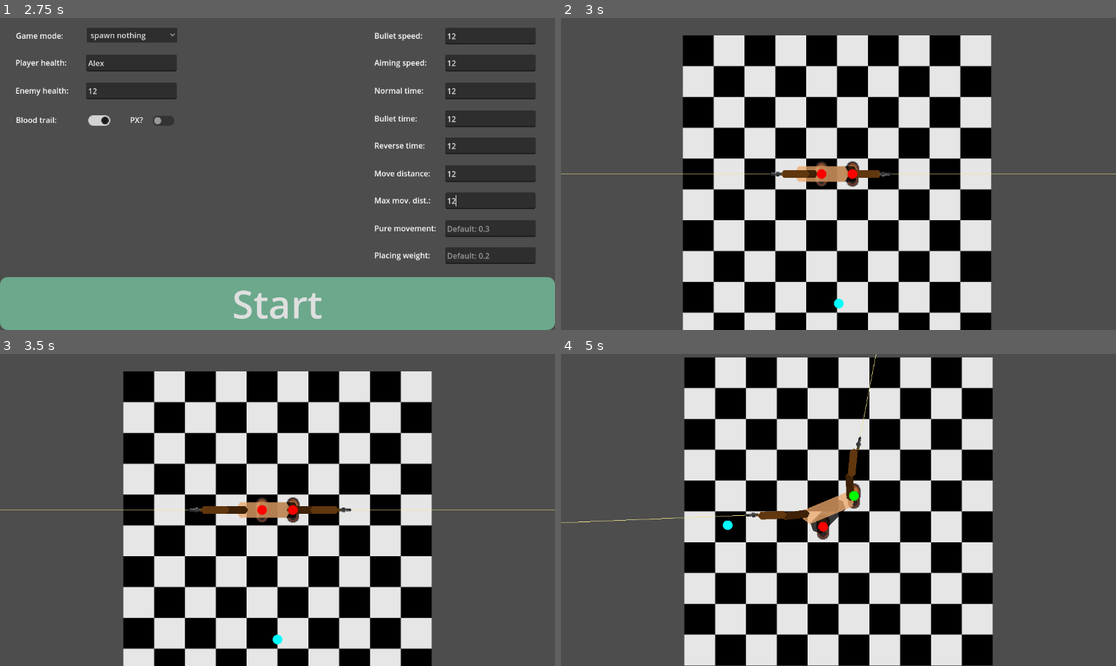
Above: before the commit, frames 1-4 (two rows, left to right).
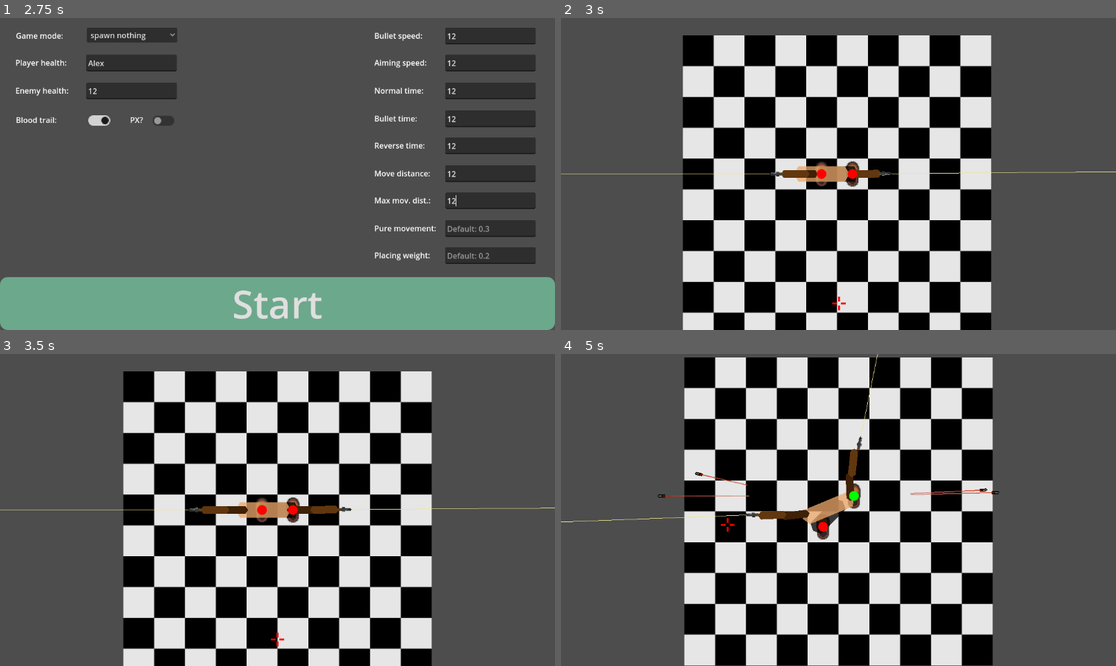
Above: after the commit, the same moments.

Repository: Meatplanter/Kelp_44
Game: Godot game, scene res://main_menu.tscn
Same seed, same stepped clock (60 frames per second), same inputs: the game is played once before the commit and once after it.
Inputs (mouse positions are in pixels of both pictures, inside the frame that each line leads up to):
- Up to frame 1 (2.75 s): click (488, 36) at 0.52 s; type "12" at 0.6 s; click (488, 89) at 0.75 s; type "12" at 0.83 s; click (488, 61) at 0.98 s; type "12" at 1.07 s; click (133, 89) at 1.27 s; type "12" at 1.35 s; click (133, 61) at 1.5 s; type "Alex" at 1.58 s; click (488, 117) at 1.73 s; type "12" at 1.82 s; click (488, 145) at 2.02 s; type "12" at 2.1 s; click (488, 174) at 2.25 s; type "12" at 2.33 s; click (488, 202) at 2.48 s; type "12" at 2.57 s
- Up to frame 2 (3 s): click "Start" at 2.75 s
- Up to frame 3 (3.5 s): no input
- Up to frame 4 (5 s): tap Enter at 3.5 s; move the mouse to (960, 494) at 3.52 s; press the mouse at (960, 494) at 3.53 s; hold D (LS_move_right) 3.53-4.28 s; right-click (960, 494) at 3.8 s; move the mouse to (727, 525) at 4.27 s; release the mouse at (727, 525) at 4.28 s; hold X (LS_move_down) from 4.28 s (still down); right-click (727, 525) at 4.35 s; click (727, 525) at 4.55 s

Frame 1 is identical in both runs. In frame 2, 0.3% of the frame differs, in the area x 48-100%, y 48-94%; in frame 3, 0.3%; in frame 4, 0.6%, in the area x 0-79%, y 0-58%.

Commit message:
Aiming start

Diff:
--- /dev/null
+++ b/aiming_style_1.gd
@@ -0,0 +1,16 @@
+extends Node2D
+
+var target = Vector2.ZERO
+
+func update_positions():
+	target = get_global_mouse_position()
+	self.global_position = target
+
+
+func _process(delta):
+	update_positions()
+
+
+func _input(event):
+	if event.is_action_pressed("LeftMouse"): WeaponManager.shoot(%GunLeft)
+	if event.is_action_pressed("RightMouse"): WeaponManager.shoot(%GunRight)
--- /dev/null
+++ b/aiming_style_1.tscn
@@ -0,0 +1,13 @@
+[gd_scene load_steps=3 format=3 uid="uid://dx06ua82xghkg"]
+
+[ext_resource type="Script" uid="uid://c1up7s3iy3gck" path="res://aiming_style_1.gd" id="1_pbo58"]
+[ext_resource type="Texture2D" uid="uid://cxdlhlj18ycb6" path="res://Assets/Crosshair.png" id="2_metlm"]
+
+[node name="AimingStyle1" type="Node2D"]
+script = ExtResource("1_pbo58")
+
+[node name="Target" type="Marker2D" parent="."]
+
+[node name="Crosshair" type="Sprite2D" parent="Target"]
+texture_filter = 1
+texture = ExtResource("2_metlm")
--- a/debugging_node.gd
+++ b/debugging_node.gd
@@ -11,7 +11,7 @@
 	elif %RightShoe.weighted  == false:
 		draw_circle(%RightShoe.global_position,5.0,Color.GREEN)
 
-	draw_circle(%ShoulderPolygon.target,5.0,Color.AQUA)
+	#draw_circle(%ShoulderPolygon.target,5.0,Color.AQUA)
 
 	#draw_line(Movement.CurrPosLeft,Movement.CurrPosRight,Color.AQUA)
 
--- a/project.godot
+++ b/project.godot
@@ -190,3 +190,13 @@
 "events": [Object(InputEventKey,"resource_local_to_scene":false,"resource_name":"","device":-1,"window_id":0,"alt_press …(195 unchanged characters)…
 ]
 }
+LeftMouse={
+"deadzone": 0.2,
+"events": [Object(InputEventMouseButton,"resource_local_to_scene":false,"resource_name":"","device":-1,"window_id":0,"alt_pressed":false,"shift_pressed":false,"ctrl_pressed":false,"meta_pressed":false,"button_mask":0,"position":Vector2(0, 0),"global_position":Vector2(0, 0),"factor":1.0,"button_index":1,"canceled":false,"pressed":false,"double_click":false,"script":null)
+]
+}
+RightMouse={
+"deadzone": 0.2,
+"events": [Object(InputEventMouseButton,"resource_local_to_scene":false,"resource_name":"","device":-1,"window_id":0,"alt_pressed":false,"shift_pressed":false,"ctrl_pressed":false,"meta_pressed":false,"button_mask":0,"position":Vector2(0, 0),"global_position":Vector2(0, 0),"factor":1.0,"button_index":2,"canceled":false,"pressed":false,"double_click":false,"script":null)
+]
+}
--- a/rogue_b.tscn
+++ b/rogue_b.tscn
@@ -9,6 +9,7 @@
 [ext_resource type="Script" uid="uid://bfrfmnvcxdukh" path="res://camera_2d_new.gd" id="7_y7bk3"]
 [ext_resource type="Script" uid="uid://g7fnkyhbdemq" path="res://hp_left.gd" id="8_e3tf4"]
 [ext_resource type="PackedScene" uid="uid://b6o1fo0ewnjln" path="res://gun_new.tscn" id="8_m64x7"]
+[ext_resource type="PackedScene" uid="uid://dx06ua82xghkg" path="res://aiming_style_1.tscn" id="8_t0gij"]
 [ext_resource type="Script" uid="uid://clxhegpqyijug" path="res://xp_to_level.gd" id="9_m64x7"]
 [ext_resource type="PackedScene" uid="uid://c5nunyagwdk5f" path="res://pause_menu.tscn" id="10_t0gij"]
 [ext_resource type="PackedScene" uid="uid://ct4uhithfj3kk" path="res://level_up_screen.tscn" id="11_qhx67"]
@@ -30,6 +31,7 @@
 metadata/Player = true
 
 [node name="TargetNode" type="Marker2D" parent="."]
+visible = false
 position = Vector2(24, -49)
 
 [node name="TargetCollisionArea" type="Area2D" parent="TargetNode" groups=["Enemy"]]
@@ -155,6 +157,9 @@
 [node name="GunLeft" parent="." instance=ExtResource("8_m64x7")]
 unique_name_in_owner = true
 Laser_sights = true
+
+[node name="AimingStyle1" parent="." instance=ExtResource("8_t0gij")]
+unique_name_in_owner = true
 
 [node name="Camera2DNew" type="Camera2D" parent="."]
 position = Vector2(24, 0)
--- a/shoulder_polygon.gd
+++ b/shoulder_polygon.gd
@@ -62,8 +62,10 @@
 	%GunRight.global_position = (point_position(%RightForearm,2)+point_position(%RightForearm,4))/2
 	%GunRight.global_rotation = $"../../RightElbowJoint".global_rotation
 
-	target = get_global_mouse_position()
-	$"../../TargetNode".global_position = target
+	target = %AimingStyle1.global_position
+
+	#target = get_global_mouse_position()
+	#$"../../TargetNode".global_position = target
 	#target = Vector2(100,-100)
 
 
Not shown, added: aiming_style_1.gd.uid
Not shown: 1 places in rogue_b.tscn that only renumber resources
